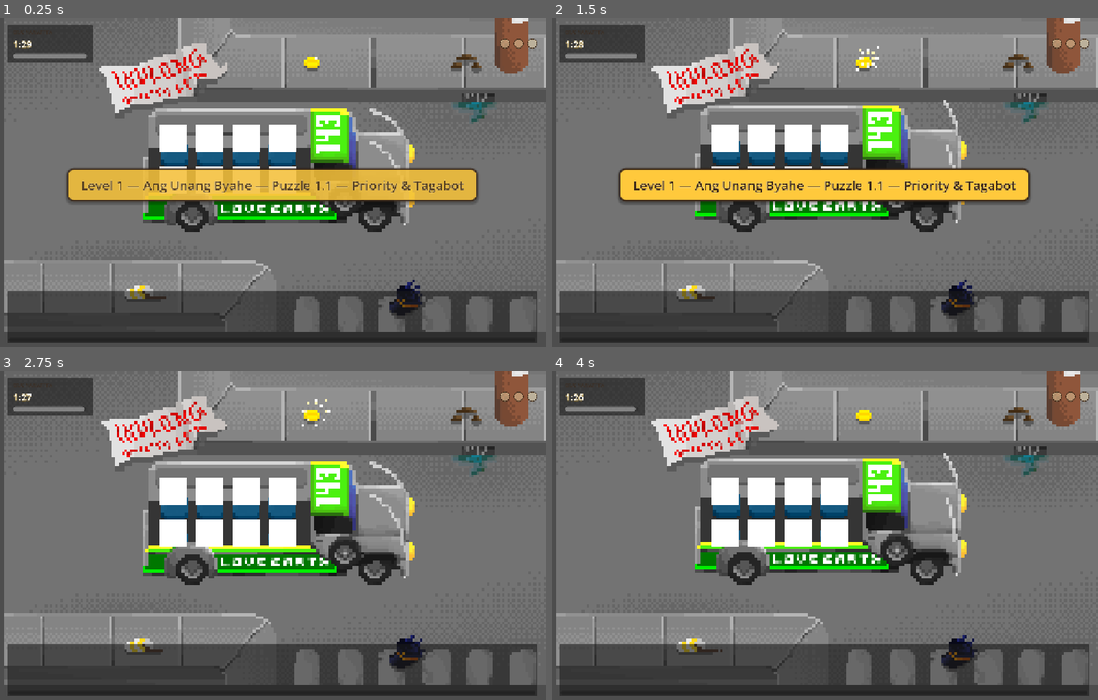
Above: before the commit, frames 1-4 (two rows, left to right).
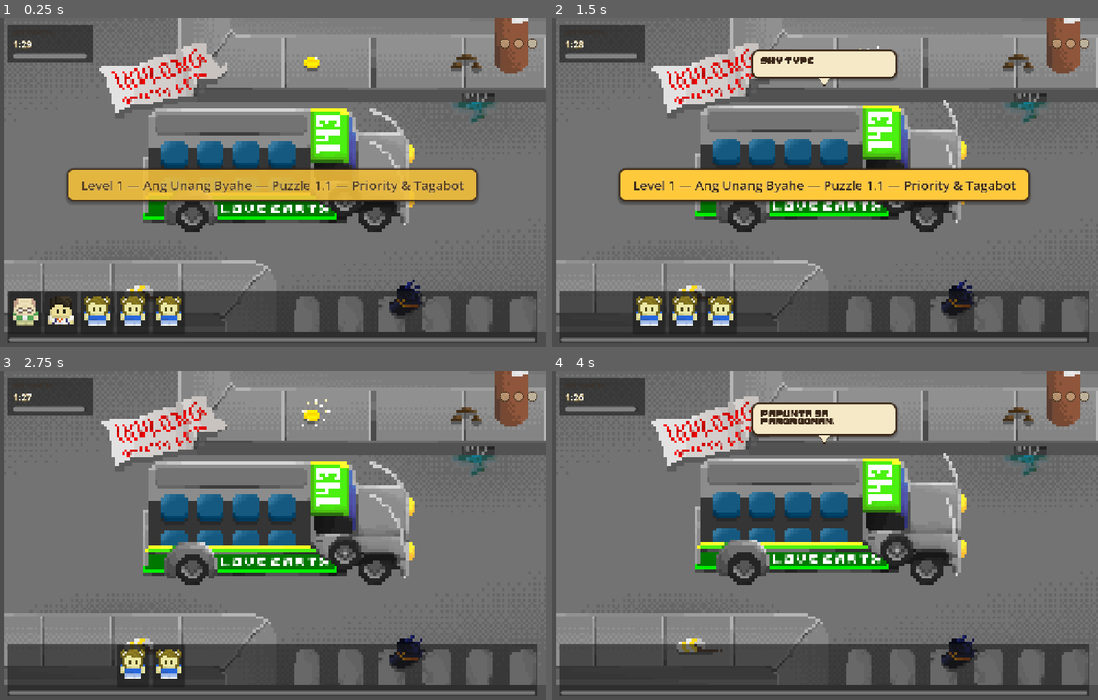
Above: after the commit, the same moments.

Repository: pol-xy/Tabi-Tabi
Game: Godot game, scene res://Scenes/Main_Jeepney.tscn
The game is run twice, just before and just after one commit, with the same random seed, the same clock (stepped at 60 frames per second) and the same inputs.
Inputs (mouse positions are in pixels of both pictures, inside the frame that each line leads up to):
- Up to frame 1 (0.25 s): no input
- Up to frame 2 (1.5 s): click (579, 314) at 0.52 s; click (612, 314) at 1.27 s
- Up to frame 3 (2.75 s): click (98, 667) at 2.02 s
- Up to frame 4 (4 s): click (683, 667) at 2.77 s; click (721, 667) at 3.52 s

The runs differ from the first frame. In frame 1, 7.1% of the frame differs, in the area x 1-98%, y 32-99%; in frame 2, 7.3%; in frame 3, 5.9%; in frame 4, 7.6%, in the area x 1-98%, y 9-99%.

Commit message:
implemented sprites

Diff:
--- a/Scenes/Main_Jeepney.tscn
+++ b/Scenes/Main_Jeepney.tscn
@@ -56,6 +56,7 @@
 script = ExtResource("7_jeepext")
 
 [node name="GridContainer" type="GridContainer" parent="Jeepney_BG" unique_id=1146529060]
+visible = false
 layout_mode = 1
 anchors_preset = 8
 anchor_left = 0.5
--- a/Scenes/PassengerCard.tscn
+++ b/Scenes/PassengerCard.tscn
@@ -10,9 +10,6 @@
 [ext_resource type="Texture2D" uid="uid://b0riaewv8pwhx" path="res://Assets/Sprites/Passengers/SeniorSprite.png" id="8_6r64r"]
 [ext_resource type="Texture2D" uid="uid://drjoym45eav5a" path="res://Assets/Sprites/Passengers/StudentSpriteSheet.png" id="9_wndjf"]
 
-[sub_resource type="StyleBoxFlat" id="StyleBoxFlat_253nu"]
-bg_color = Color(0.718158, 0.13406807, 0.16895801, 1)
-
 [sub_resource type="AtlasTexture" id="AtlasTexture_h5tmw"]
 atlas = ExtResource("2_0v50u")
 region = Rect2(0, 68, 18, 34)
@@ -3808,12 +3805,12 @@
 }]
 
 [node name="PassengerCard" type="Button" unique_id=859227506]
-visible = false
 light_mask = 524289
 custom_minimum_size = Vector2(76, 100)
-theme_override_styles/normal = SubResource("StyleBoxFlat_253nu")
 script = ExtResource("1")
 
 [node name="AnimatedSprite2D" type="AnimatedSprite2D" parent="." unique_id=460197023]
+scale = Vector2(5, 5)
 sprite_frames = SubResource("SpriteFrames_bpcfa")
 animation = &"senior_idle"
+offset = Vector2(7.605, 0)
--- a/scripts/UI/passenger_card.gd
+++ b/scripts/UI/passenger_card.gd
@@ -1,232 +1,130 @@
 class_name PassengerCard
-extends Button
+extends Button # Or Control, matching your root node
 
-# Represents one passenger as a clickable card (queue strip or inspection).
-# Button gives free click detection, no manual Area2D/input_event needed
-# for UI-space cards.
-#
-# Field names below now match scripts/passenger.gd from Dev 1 exactly:
-# id, passenger_name, seat_size_passenger, monologue_text, anger_meter_max,
-# is_senior, is_pwd, is_pregnant, is_student, is_employee,
-# is_companion, is_wet, is_sleepy, is_noisy, is_introvert, is_impatient,
-# is_white_lady, alights_soon, destination_stop, companion_id.
-# (is_badjao removed -- unused, ran into real-world stereotyping concerns.
-#  is_asleep/is_loud were renamed to is_sleepy/is_noisy upstream; updated here.
-#  alights_soon is the new finalized field for "near stop" -- destination_stop
-#  still exists on Passenger but rule_validator.gd no longer reads it.)
-#
-# NOTE: Passenger has no direct "traits" array -- the trait icons shown on
-# the card are derived below from the boolean flags. "sweaty" was on the
-# original trait list from the concept doc but has no matching flag on
-# Passenger yet -- flag this to Dev 1 if it's still wanted.
-#
-# UI PASS (Dev 3): trait badges are drawn in code (colored circle + short
-# label) instead of loading image icons, so this scene has zero dependency
-# on external art files. Swap _make_trait_badge() for real icon textures
-# once final art exists -- everything else (derivation, layout) stays the same.
-#
-# ANGER METER (Dev 4): is_impatient is an opt-in trait -- only passengers
-# flagged with it (or White Lady, always, regardless of the flag) get a
-# ticking AngerBar. Everyone else has none at all, not just a high max.
-# The AngerBar child node is created in code (see _setup_anger_meter) rather
-# than requiring a scene edit, so this works whether or not PassengerCard.tscn
-# has been updated yet.
+signal card_selected(passenger)
 
-signal card_selected(passenger: Passenger)
+@onready var anim_sprite = $AnimatedSprite2D
 
-const ANGER_BAR_SCENE := preload("res://Scenes/UI/AngerBar.tscn")
+var passenger_data
+var anim_prefix: String = "regular"
+var is_active: bool = false
 
-const TRAIT_BADGES := {
-	"sleepy": {"text": "Z", "color": Color(0.55, 0.45, 0.75)},
-	"introvert": {"text": "I", "color": Color(0.35, 0.55, 0.65)},
-	"noisy": {"text": "!", "color": Color(0.85, 0.55, 0.15)},
-	"wet": {"text": "~", "color": Color(0.23, 0.49, 0.65)},
-	"heavy_load": {"text": "B", "color": Color(0.71, 0.47, 0.18)},
-	"near_stop": {"text": "»", "color": Color(0.78, 0.18, 0.16)},
-}
-const MAX_VISIBLE_TRAIT_ICONS := 3
+var is_dragging: bool = false
+var is_seated: bool = false
+var current_seat_index: int = -1
 
-var portrait: Control = null
-var name_label: Label = null
-var trait_row: HBoxContainer = null
-var vbox: VBoxContainer = null
+var last_mouse_pos: Vector2
+var drag_offset: Vector2 = Vector2.ZERO # Keeps the mouse from snapping to the top-left corner
 
-var passenger_data: Passenger = null
-var anger_bar: ProgressBar = null
-var is_active: bool = false:
-	set(v):
-		is_active = v
-		_update_active_visual()
+func _ready():
+	_determine_anim_prefix()
+	set_standby()
 
-func _ready() -> void:
-	pressed.connect(_on_pressed)
+func _process(_delta):
+	if is_dragging:
+		# 1. Actually move the card to follow the mouse
+		global_position = get_global_mouse_position() + drag_offset
+		# 2. Play the directional animations
+		handle_drag_animations()
 
-	vbox = get_node_or_null("VBox")
-	if vbox == null:
-		vbox = VBoxContainer.new()
-		vbox.name = "VBox"
-		vbox.set_anchors_and_offsets_preset(Control.PRESET_FULL_RECT)
-		add_child(vbox)
+# -- INPUT HANDLING --
+func _gui_input(event):
+	if event is InputEventMouseButton and event.button_index == MOUSE_BUTTON_LEFT:
+		if event.pressed:
+			card_selected.emit(passenger_data)
+			start_drag()
+		else:
+			is_dragging = false
 
-	portrait = get_node_or_null("VBox/Portrait")
-	if portrait == null:
-		portrait = Control.new()
-		portrait.name = "Portrait"
-		portrait.custom_minimum_size = Vector2(0, 40)
-		vbox.add_child(portrait)
+			if not is_seated:
+				set_as_top_level(false)
+				z_index = 0
+				set_standby()
 
-	name_label = get_node_or_null("VBox/NameLabel")
-	if name_label == null:
-		name_label = Label.new()
-		name_label.name = "NameLabel"
-		name_label.horizontal_alignment = HORIZONTAL_ALIGNMENT_CENTER
-		name_label.add_theme_font_size_override("font_size", 10)
-		vbox.add_child(name_label)
-
-	trait_row = get_node_or_null("VBox/TraitRow")
-	if trait_row == null:
-		trait_row = HBoxContainer.new()
-		trait_row.name = "TraitRow"
-		trait_row.alignment = BoxContainer.ALIGNMENT_CENTER
-		vbox.add_child(trait_row)
-
-# Populates the card from a real Passenger resource.
-func setup(passenger: Passenger) -> void:
-	passenger_data = passenger
-	name_label.text = passenger.passenger_name if passenger.passenger_name != "" else "???"
-	_populate_traits(_derive_trait_ids(passenger))
-	_setup_anger_meter(passenger)
-
-# --- Anger meter (opt-in trait, see header note) ----------------------------
-
-## White Lady is always treated as impatient, no matter the flag -- her
-## urgency is part of the character, not something a designer toggles.
-func _passenger_has_anger_meter(passenger: Passenger) -> bool:
-	return passenger.is_impatient or passenger.is_white_lady
-
-func _setup_anger_meter(passenger: Passenger) -> void:
-	var has_meter := _passenger_has_anger_meter(passenger)
-
-	if not has_meter:
-		if anger_bar != null:
-			anger_bar.pause()
-			anger_bar.visible = false
+# -- DATA PARSING --
+func _determine_anim_prefix():
+	if passenger_data == null:
 		return
 
-	if anger_bar == null:
-		anger_bar = ANGER_BAR_SCENE.instantiate()
-		vbox.add_child(anger_bar)
-		anger_bar.depleted.connect(_on_anger_depleted)
+	if passenger_data.get("is_jb_suarez") or passenger_data.get("passenger_name") == "JB Suarez":
+		anim_prefix = "jb_suarez"
+	elif passenger_data.get("is_white_lady") or passenger_data.get("passenger_name") == "White Lady":
+		anim_prefix = "white_lady"
+	elif passenger_data.get("is_student"):
+		anim_prefix = "student"
+	elif passenger_data.get("is_employee"):
+		anim_prefix = "employee"
+	elif passenger_data.get("is_senior"):
+		anim_prefix = "senior"
+	elif passenger_data.get("is_pregnant"):
+		anim_prefix = "pregnant"
+	elif passenger_data.get("is_pwd"):
+		anim_prefix = "pwd"
+	elif passenger_data.get("is_heavy_load"):
+		anim_prefix = "market_goer"
+	elif passenger_data.get("is_parent_baby"):
+		anim_prefix = "parent_baby"
+	elif passenger_data.get("is_lovey_dovey"):
+		anim_prefix = "lovey_dovey"
+	else:
+		anim_prefix = "regular"
 
-	anger_bar.visible = true
-	anger_bar.start_from_passenger(passenger)
+# -- STATE CONTROLLERS --
+func set_standby():
+	is_dragging = false
+	is_seated = false
+	anim_sprite.play(anim_prefix + "_idle")
 
-# Reads the boolean flags on Passenger and turns them into a display list.
-# Kept separate from _populate_traits so RuleValidator or other systems
-# can call this same mapping if they ever need trait ids too.
-func _derive_trait_ids(passenger: Passenger) -> Array[String]:
-	var trait_ids: Array[String] = []
-	if passenger.is_sleepy:
-		trait_ids.append("sleepy")
-	if passenger.is_introvert:
-		trait_ids.append("introvert")
-	if passenger.is_noisy:
-		trait_ids.append("noisy")
-	if passenger.is_wet:
-		trait_ids.append("wet")
-	if passenger.seat_size_passenger > 1:
-		trait_ids.append("heavy_load")
-	if passenger.alights_soon:
-		trait_ids.append("near_stop")
-	return trait_ids
+func start_drag():
+	is_dragging = true
+	is_seated = false
+	last_mouse_pos = get_global_mouse_position()
+	drag_offset = global_position - last_mouse_pos
 
-func _populate_traits(trait_ids: Array[String]) -> void:
-	for child in trait_row.get_children():
-		child.queue_free()
-	for i in min(trait_ids.size(), MAX_VISIBLE_TRAIT_ICONS):
-		trait_row.add_child(_make_trait_badge(trait_ids[i]))
-	if trait_ids.size() > MAX_VISIBLE_TRAIT_ICONS:
-		var overflow := Label.new()
-		overflow.text = "+%d" % (trait_ids.size() - MAX_VISIBLE_TRAIT_ICONS)
-		overflow.add_theme_font_size_override("font_size", 10)
-		trait_row.add_child(overflow)
+	# Break free from the HBoxContainer so we can move around the screen
+	set_as_top_level(true)
+	z_index = 100 # Bring to the front
 
-## Builds a small colored circle badge with a short label -- placeholder
-## stand-in for a real trait icon sprite. No external files required.
-func _make_trait_badge(trait_id: String) -> Control:
-	var info: Dictionary = TRAIT_BADGES.get(trait_id, {"text": "?", "color": Color(0.5, 0.5, 0.5)})
-	var badge := PanelContainer.new()
-	badge.custom_minimum_size = Vector2(16, 16)
-	var box := StyleBoxFlat.new()
-	box.bg_color = info["color"]
-	box.set_corner_radius_all(8)
-	box.set_border_width_all(1)
-	box.border_color = Color(0.227, 0.153, 0.094, 1)
-	box.content_margin_left = 0
-	box.content_margin_right = 0
-	box.content_margin_top = 0
-	box.content_margin_bottom = 0
-	badge.add_theme_stylebox_override("panel", box)
+func seat_passenger(seat_number: int):
+	is_dragging = false
+	is_seated = true
+	current_seat_index = seat_number
 
-	var label := Label.new()
-	label.text = info["text"]
-	label.horizontal_alignment = HORIZONTAL_ALIGNMENT_CENTER
-	label.vertical_alignment = VERTICAL_ALIGNMENT_CENTER
-	label.add_theme_font_size_override("font_size", 10)
-	label.add_theme_color_override("font_color", Color(0.98, 0.96, 0.92, 1))
-	badge.add_child(label)
-	return badge
+	print("SUCCESS: passenger card registered drop on seat ", seat_number)
 
-## Fired once when this passenger's anger meter hits zero (queue wait, or
-## seated-and-unhappy -- AngerBar keeps running after reparenting into a
-## seat, since Godot processing doesn't care who the parent is).
-## Single entry point into GameManager's "1-2-3" penalty per the game
-## manager's own doc comment. Handles cleanup for BOTH cases: still waiting
-## in the queue, or already seated -- detach_passenger() is a safe no-op if
-## this card isn't currently tracked in the queue's _cards array (i.e. it
-## was already detached when seated, same as seat_1.gd does on drop).
-func _on_anger_depleted() -> void:
-	if passenger_data == null:
+	# 1. Delay the coordinate reset until seat_1.gd finishes reparenting
+	call_deferred("_snap_to_seat")
+
+	anim_sprite.play(anim_prefix + "_blink")
+	await anim_sprite.animation_finished
+
+	if seat_number >= 5 and seat_number <= 10:
+		anim_sprite.play(anim_prefix + "_seated_back")
+	else:
+		anim_sprite.play(anim_prefix + "_seated_front")
+
+# Create this new helper function right beneath seat_passenger:
+func _snap_to_seat():
+	set_as_top_level(false)
+	position = Vector2.ZERO
+	# 2. Force the sprite to draw in front of the Jeepney body
+	z_index = 10
+
+func handle_drag_animations():
+	var current_pos = get_global_mouse_position()
+	var velocity = current_pos - last_mouse_pos
+	last_mouse_pos = current_pos
+
+	if velocity.length() < 1.0:
 		return
-	GameManager.trigger_penalty(passenger_data)
 
-	var queue_panel = get_node_or_null("/root/Main_Jeepney/HUD/QueuePanel")
-	if queue_panel:
-		queue_panel.detach_passenger(passenger_data)
-
-	queue_free()
-
-func _on_pressed() -> void:
-	# --- GRAYBOX TESTING FIX ---
-	# Ensure the card has a fake ID before trying to talk!
-	if passenger_data == null:
-		passenger_data = Passenger.new()
-		passenger_data.seat_size_passenger = 1
-		passenger_data.monologue_text = "Hey! I am a graybox placeholder."
-	# ---------------------------
-	GameManager.play_sfx("click_select")
-	emit_signal("card_selected", passenger_data)
-
-	var dialogue_bubble = get_node_or_null("/root/Main_Jeepney/HUD/DialogueBubble")
-	if dialogue_bubble != null:
-		dialogue_bubble.point_at(global_position, Vector2(0, -150))
-		dialogue_bubble.set_from_passenger(passenger_data)
-
-func _update_active_visual() -> void:
-	scale = Vector2(1.1, 1.1) if is_active else Vector2.ONE
-	modulate = Color.WHITE if is_active else Color(1, 1, 1, 0.7)
-
-func _get_drag_data(_at_position: Vector2) -> Variant:
-	GameManager.play_sfx("drag_passenger")
-	var preview = self.duplicate()
-	preview.modulate.a = 0.5 # Make the ghost transparent
-
-	var preview_container = Control.new()
-	preview_container.add_child(preview)
-	preview.position = -self.size / 2
-	set_drag_preview(preview_container)
-
-	return {
-		"ui_node": self,
-		"logic_data": passenger_data
-	}
+	if abs(velocity.x) > abs(velocity.y):
+		if velocity.x > 0:
+			anim_sprite.play(anim_prefix + "_drag_right")
+		else:
+			anim_sprite.play(anim_prefix + "_drag_left")
+	else:
+		if velocity.y > 0:
+			anim_sprite.play(anim_prefix + "_drag_down")
+		else:
+			anim_sprite.play(anim_prefix + "_drag_up")
--- a/scripts/UI/queue_panel.gd
+++ b/scripts/UI/queue_panel.gd
@@ -24,10 +24,19 @@
 	clear()
 	for passenger in passengers:
 		var card = passenger_card_scene.instantiate()
+
+		# 1. Inject the data FIRST
+		card.passenger_data = passenger
+
+		# 2. Connect your signals
+		card.card_selected.connect(_on_card_selected)
+
+		# 3. Add it to the tree LAST.
+		# This safely triggers _ready() in passenger_card.gd AFTER the data is injected.
 		card_row.add_child(card)
-		card.setup(passenger)
-		card.card_selected.connect(_on_card_selected)
+
 		_cards.append(card)
+
 	if _cards.size() > 0:
 		_set_active(0)
 
